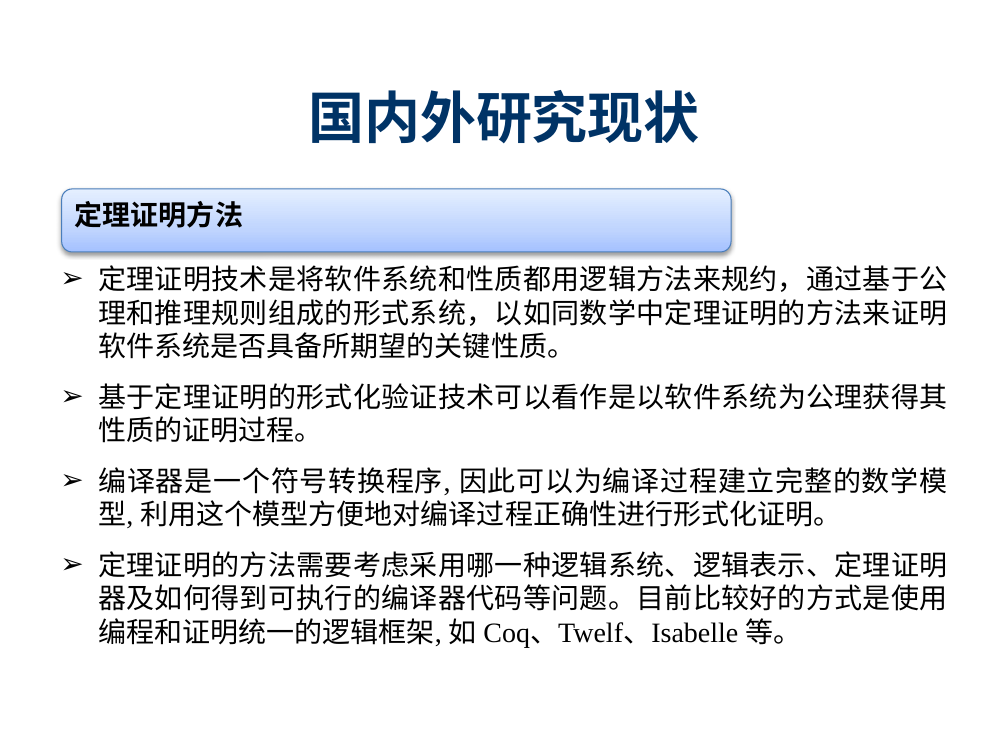
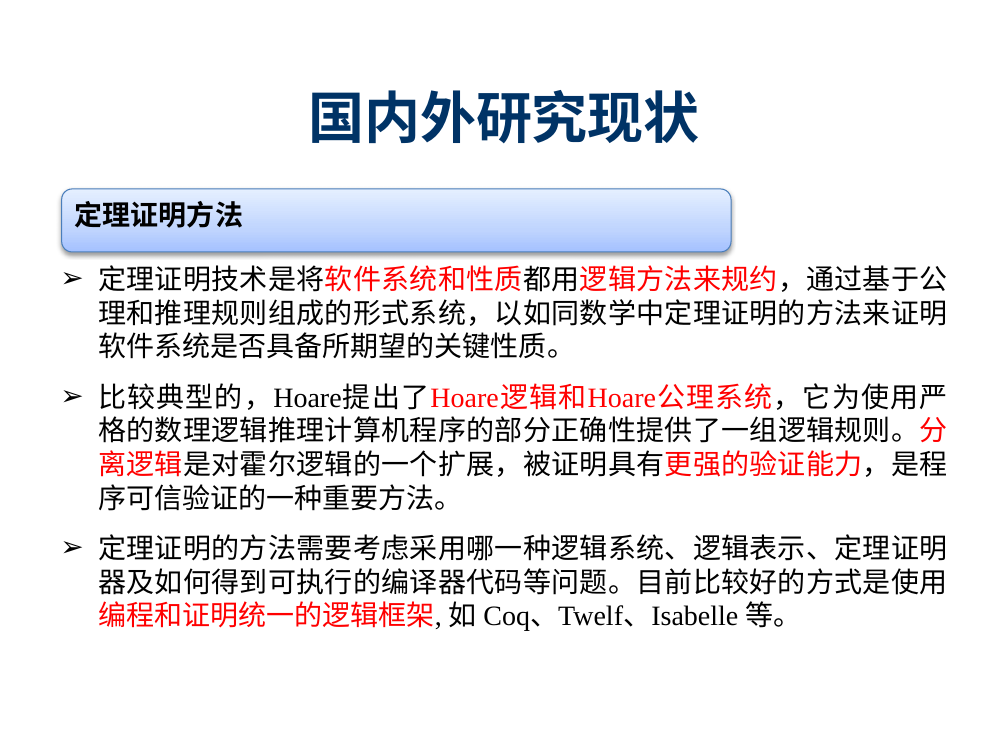
Before and after one commit to destiny1991/--2014--destiny, a slide deck: slide 10 of 开题/SY1406108_陈志伟_开题ppt.pptx. Drawn at 1008x756 pixels with LibreOffice and Linux fonts; fonts in the diff are those of the drawing; background and template pictures are left out. Boxes give left, top, right and bottom in pixels: in the first picture for what was removed or moved away, otherwise in the second. Text is boxed around its words. In the diff, an @@ line names an element or a change of style, - is before the commit and + after.

```diff
--- a/开题/SY1406108_陈志伟_开题ppt.pptx
+++ b/开题/SY1406108_陈志伟_开题ppt.pptx
@@ text at bbox=[98, 265, 947, 631]: text colour #000000 to #FF0000 in "定理证明技术是将软件系统和性质都用逻辑方法来规约，通过基于公理和推理规则组成的形式系统，以如同数学中定理证明的方法来证明 ...", "定理证明的方法需要考虑采用哪一种逻辑系统、逻辑表示、定理证明器及如何得到可执行的编译器代码等问题。目前比较好的方式是使用 ..." @@
@@ text at bbox=[98, 383, 947, 511]: text changed @@
-➢ 基于定理证明的形式化验证技术可以看作是以软件系统为公理获得其性质的证明过程。
-➢ 编译器是一个符号转换程序, 因此可以为编译过程建立完整的数学模型, 利用这个模型方便地对编译过程正确性进行形式化证明。
+➢ 比较典型的，Hoare提出了Hoare逻辑和Hoare公理系统，它为使用严格的数理逻辑推理计算机程序的部分正确性提供了一组逻辑规则。分离逻辑是对霍尔逻辑的一个扩展，被证明具有更强的验证能力，是程序可信验证的一种重要方法。
```
Also in this commit, not shown: 14 other slides changed, 1 slide added, 1 other file.
